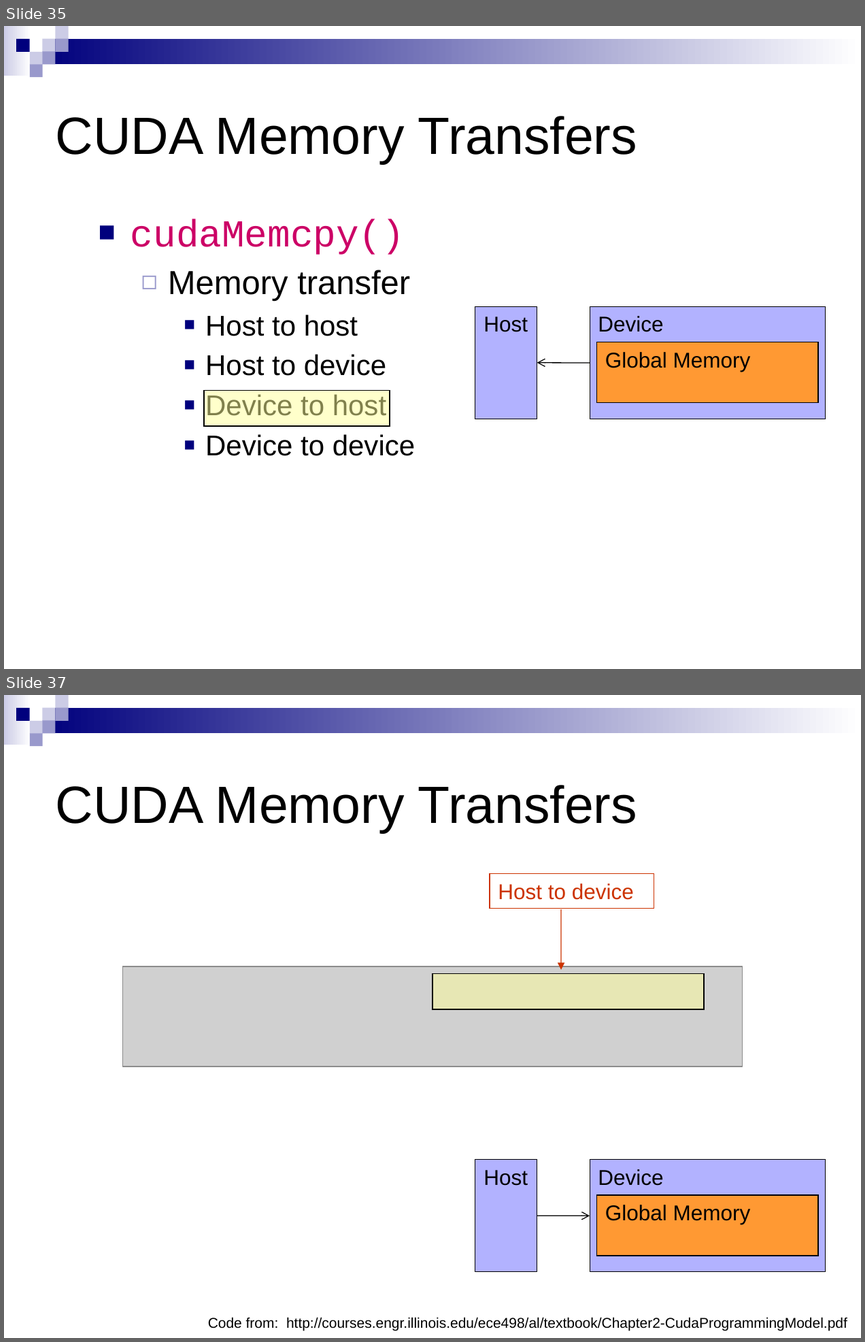
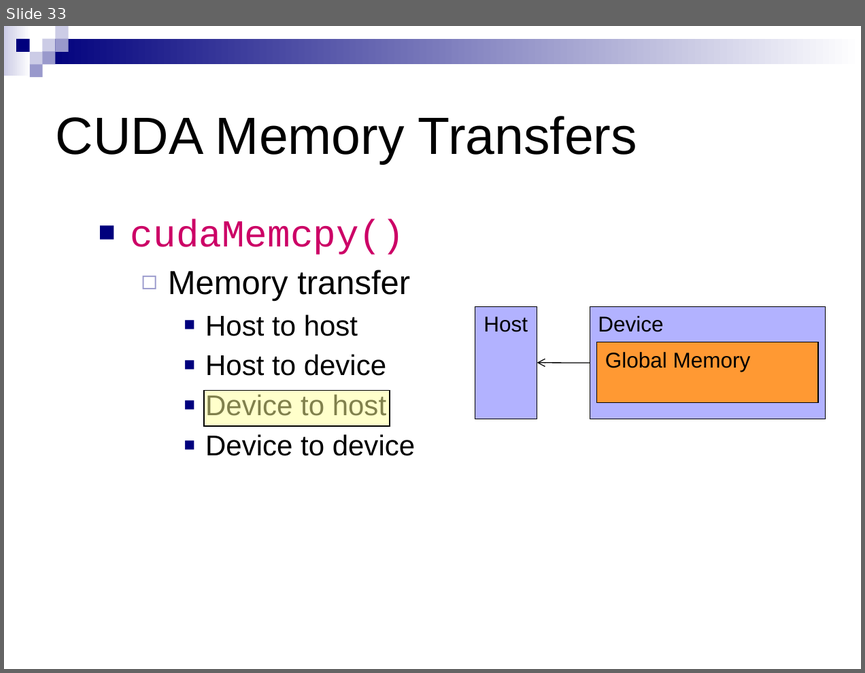
Before and after one commit to CIS565-Fall-2012/cis565-fall-2012.github.com, a slide deck: lectures/09-17-CUDA-Introduction-1-of-2.pptx. Shown one above the other, each under a label of ours: slides 35 and 37 before the commit, slide 33 after it; the slides between them are not shown. The pictures are 865x1342 and 865x673 pixels, drawn with LibreOffice and Linux fonts; fonts in the diff are those of the drawing; grey boxes stand for pictures. Boxes give left, top, right and bottom in pixels: in the first picture for what was removed or moved away, otherwise in the second. Text is boxed around its words. In the diff, an @@ line names an element or a change of style, - is before the commit and + after.

```diff
--- a/lectures/09-17-CUDA-Introduction-1-of-2.pptx
+++ b/lectures/09-17-CUDA-Introduction-1-of-2.pptx
@@ slide 37 removed at <box>4,695,861,1338</box>, background #FFFFFF; not listed: 9 template elements that a slide beside it also shows @@
@@ title removed at <box>56,785,637,833</box> @@
-CUDA Memory Transfers
@@ rectangle removed at <box>490,873,654,907</box> @@
-Host to device
@@ arrow removed from (561, 909) to (561, 969) @@
@@ picture removed at <box>123,966,742,1067</box> @@
@@ rectangle removed at <box>432,974,704,1009</box> @@
@@ rectangle removed at <box>475,1159,537,1272</box> @@
-Host
@@ rectangle removed at <box>589,1159,825,1272</box> @@
-Device
@@ rectangle removed at <box>597,1195,818,1255</box> @@
-Global Memory
@@ arrow removed from (537, 1215) to (589, 1215) @@
@@ text removed at <box>208,1317,847,1330</box> @@
-Code from: http://courses.engr.illinois.edu/ece498/al/textbook/Chapter2-CudaProgrammingModel.pdf
@@ what was slide 35 is now slide 33 @@
```
Also in this commit, not shown: 3 slides changed, 2 other slides removed, 1 other file.
